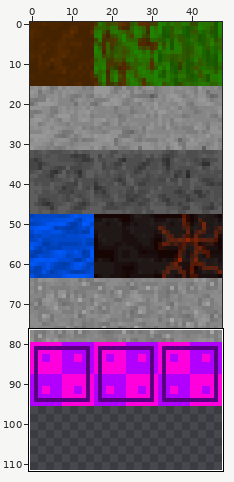
Sprite sheet -- src/resources/textures.png. The picture above shows the old version from afar; the outline marks the close-up.
Close-up. Before the edit:
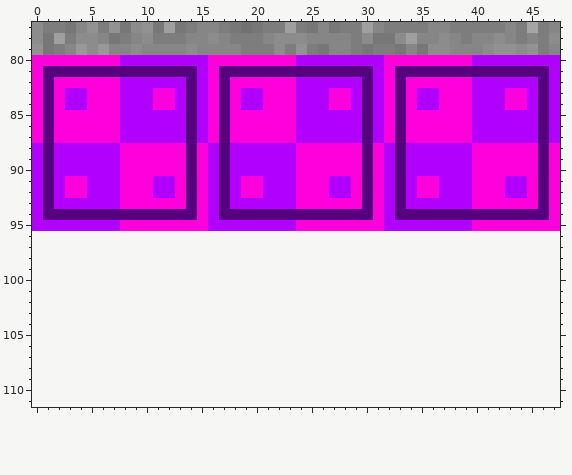
The file is 48x96 pixels. Colours within 5 levels of each other are drawn and written as one. Shown: x 0..47, y 77..111. The old version is drawn lined up with the new one, on the new canvas.
The result:
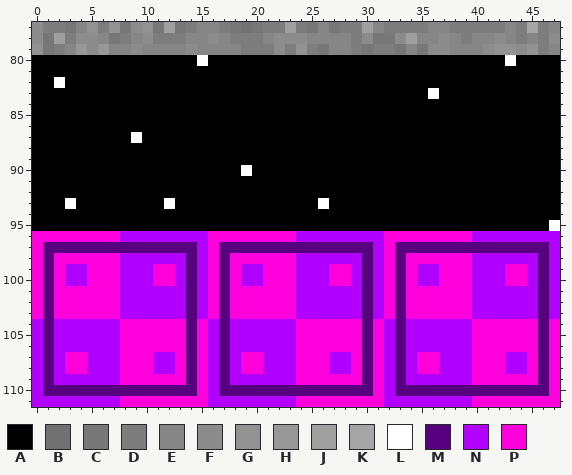
Palette (. is transparent): A #000000  B #717171  C #777777  D #7d7d7d  E #868686  F #8c8c8c  G #929292  H #989898  J #9f9f9f  K #a5a5a5  L #ffffff  M #57007f  N #b200ff  P #ff00dc
From old to new:
canvas 48x96 -> 48x112
@@ x 0..47 @@
  79 GCDEHFHEEFEEEEFEEEEDDDFDGDCEEDCDDCECFFEEEFGGFGDE
- 80 PPPPPPPPNNNNNNNNPPPPPPPPNNNNNNNNPPPPPPPPNNNNNNNN
- 81 PMMMMMMMMMMMMMMNPMMMMMMMMMMMMMMNPMMMMMMMMMMMMMMN
- 82 PMPPPPPPNNNNNNMNPMPPPPPPNNNNNNMNPMPPPPPPNNNNNNMN
- 83 PMPNNPPPNNNPPNMNPMPNNPPPNNNPPNMNPMPNNPPPNNNPPNMN
- 84 PMPNNPPPNNNPPNMNPMPNNPPPNNNPPNMNPMPNNPPPNNNPPNMN
- 85 PMPPPPPPNNNNNNMNPMPPPPPPNNNNNNMNPMPPPPPPNNNNNNMN
- 86 PMPPPPPPNNNNNNMNPMPPPPPPNNNNNNMNPMPPPPPPNNNNNNMN
- 87 PMPPPPPPNNNNNNMNPMPPPPPPNNNNNNMNPMPPPPPPNNNNNNMN
- 88 NMNNNNNNPPPPPPMPNMNNNNNNPPPPPPMPNMNNNNNNPPPPPPMP
- 89 NMNNNNNNPPPPPPMPNMNNNNNNPPPPPPMPNMNNNNNNPPPPPPMP
- 90 NMNNNNNNPPPPPPMPNMNNNNNNPPPPPPMPNMNNNNNNPPPPPPMP
- 91 NMNPPNNNPPPNNPMPNMNPPNNNPPPNNPMPNMNPPNNNPPPNNPMP
- 92 NMNPPNNNPPPNNPMPNMNPPNNNPPPNNPMPNMNPPNNNPPPNNPMP
- 93 NMNNNNNNPPPPPPMPNMNNNNNNPPPPPPMPNMNNNNNNPPPPPPMP
- 94 NMMMMMMMMMMMMMMPNMMMMMMMMMMMMMMPNMMMMMMMMMMMMMMP
- 95 NNNNNNNNPPPPPPPPNNNNNNNNPPPPPPPPNNNNNNNNPPPPPPPP
- 96 ................................................
- 97 ................................................
- 98 ................................................
- 99 ................................................
-100 ................................................
-101 ................................................
-102 ................................................
-103 ................................................
-104 ................................................
-105 ................................................
-106 ................................................
-107 ................................................
-108 ................................................
-109 ................................................
-110 ................................................
-111 ................................................
+ 80 AAAAAAAAAAAAAAALAAAAAAAAAAAAAAAAAAAAAAAAAAALAAAA
+ 81 AAAAAAAAAAAAAAAAAAAAAAAAAAAAAAAAAAAAAAAAAAAAAAAA
+ 82 AALAAAAAAAAAAAAAAAAAAAAAAAAAAAAAAAAAAAAAAAAAAAAA
+ 83 AAAAAAAAAAAAAAAAAAAAAAAAAAAAAAAAAAAALAAAAAAAAAAA
+ 84 AAAAAAAAAAAAAAAAAAAAAAAAAAAAAAAAAAAAAAAAAAAAAAAA
+ 85 AAAAAAAAAAAAAAAAAAAAAAAAAAAAAAAAAAAAAAAAAAAAAAAA
+ 86 AAAAAAAAAAAAAAAAAAAAAAAAAAAAAAAAAAAAAAAAAAAAAAAA
+ 87 AAAAAAAAALAAAAAAAAAAAAAAAAAAAAAAAAAAAAAAAAAAAAAA
+ 88 AAAAAAAAAAAAAAAAAAAAAAAAAAAAAAAAAAAAAAAAAAAAAAAA
+ 89 AAAAAAAAAAAAAAAAAAAAAAAAAAAAAAAAAAAAAAAAAAAAAAAA
+ 90 AAAAAAAAAAAAAAAAAAALAAAAAAAAAAAAAAAAAAAAAAAAAAAA
+ 91 AAAAAAAAAAAAAAAAAAAAAAAAAAAAAAAAAAAAAAAAAAAAAAAA
+ 92 AAAAAAAAAAAAAAAAAAAAAAAAAAAAAAAAAAAAAAAAAAAAAAAA
+ 93 AAALAAAAAAAALAAAAAAAAAAAAALAAAAAAAAAAAAAAAAAAAAA
+ 94 AAAAAAAAAAAAAAAAAAAAAAAAAAAAAAAAAAAAAAAAAAAAAAAA
+ 95 AAAAAAAAAAAAAAAAAAAAAAAAAAAAAAAAAAAAAAAAAAAAAAAL
+ 96 PPPPPPPPNNNNNNNNPPPPPPPPNNNNNNNNPPPPPPPPNNNNNNNN
+ 97 PMMMMMMMMMMMMMMNPMMMMMMMMMMMMMMNPMMMMMMMMMMMMMMN
+ 98 PMPPPPPPNNNNNNMNPMPPPPPPNNNNNNMNPMPPPPPPNNNNNNMN
+ 99 PMPNNPPPNNNPPNMNPMPNNPPPNNNPPNMNPMPNNPPPNNNPPNMN
+100 PMPNNPPPNNNPPNMNPMPNNPPPNNNPPNMNPMPNNPPPNNNPPNMN
+101 PMPPPPPPNNNNNNMNPMPPPPPPNNNNNNMNPMPPPPPPNNNNNNMN
+102 PMPPPPPPNNNNNNMNPMPPPPPPNNNNNNMNPMPPPPPPNNNNNNMN
+103 PMPPPPPPNNNNNNMNPMPPPPPPNNNNNNMNPMPPPPPPNNNNNNMN
+104 NMNNNNNNPPPPPPMPNMNNNNNNPPPPPPMPNMNNNNNNPPPPPPMP
+105 NMNNNNNNPPPPPPMPNMNNNNNNPPPPPPMPNMNNNNNNPPPPPPMP
+106 NMNNNNNNPPPPPPMPNMNNNNNNPPPPPPMPNMNNNNNNPPPPPPMP
+107 NMNPPNNNPPPNNPMPNMNPPNNNPPPNNPMPNMNPPNNNPPPNNPMP
+108 NMNPPNNNPPPNNPMPNMNPPNNNPPPNNPMPNMNPPNNNPPPNNPMP
+109 NMNNNNNNPPPPPPMPNMNNNNNNPPPPPPMPNMNNNNNNPPPPPPMP
+110 NMMMMMMMMMMMMMMPNMMMMMMMMMMMMMMPNMMMMMMMMMMMMMMP
+111 NNNNNNNNPPPPPPPPNNNNNNNNPPPPPPPPNNNNNNNNPPPPPPPP
